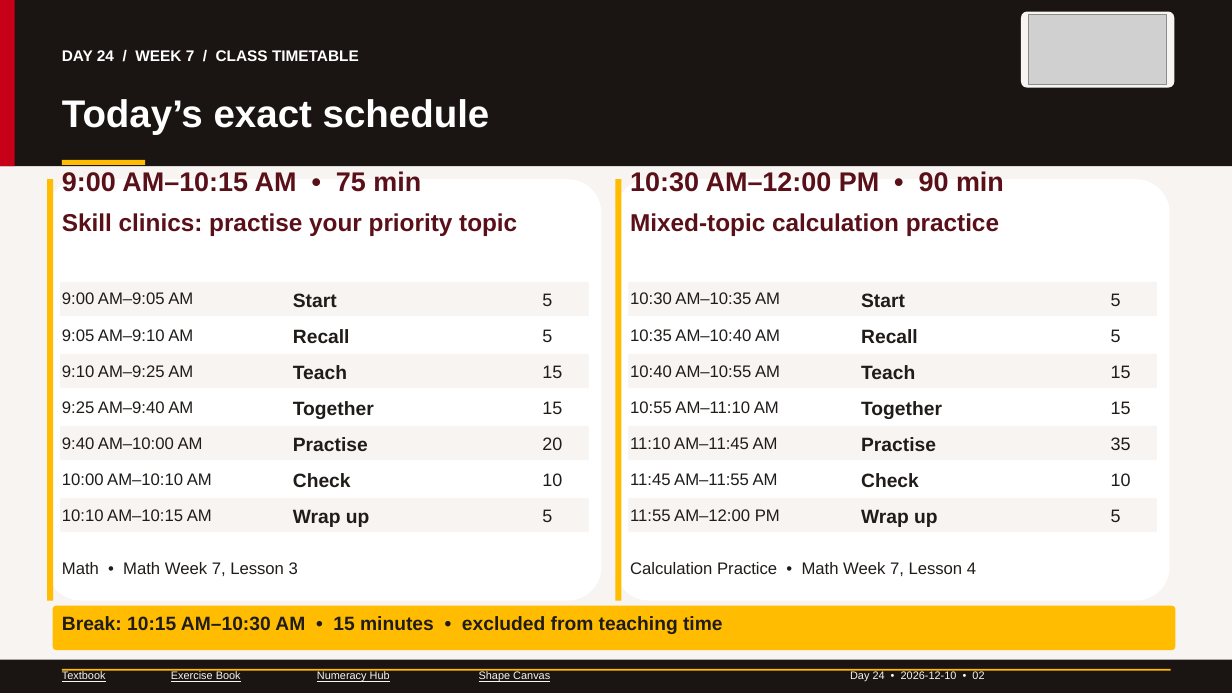
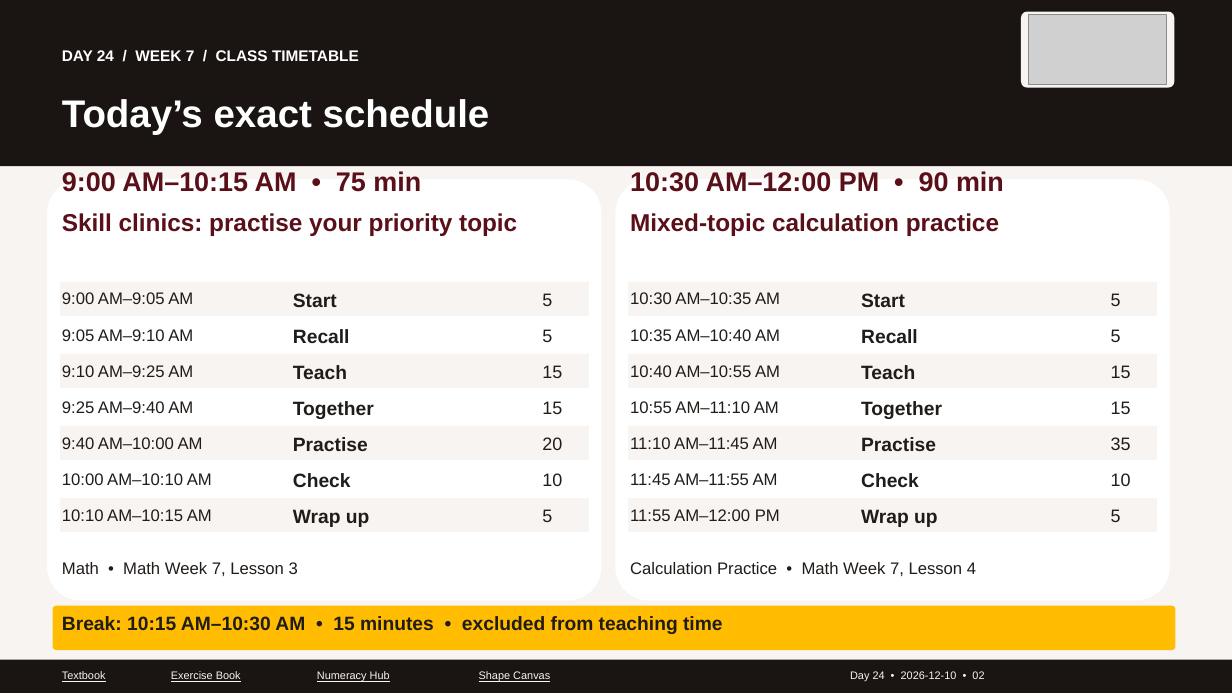
Before and after one commit to GOSTROGIS/access-trades-numeracy, a slide deck: slide 2 of carpentry/intake-141/PowerPoint/Day-24_2026-12-10_Week-7.pptx. Drawn at 1232x693 pixels with LibreOffice and Linux fonts; fonts in the diff are those of the drawing; grey boxes stand for pictures. Boxes give left, top, right and bottom in pixels: in the first picture for what was removed or moved away, otherwise in the second. Text is boxed around its words. In the diff, an @@ line names an element or a change of style, - is before the commit and + after.

```diff
--- a/carpentry/intake-141/PowerPoint/Day-24_2026-12-10_Week-7.pptx
+++ b/carpentry/intake-141/PowerPoint/Day-24_2026-12-10_Week-7.pptx
@@ rectangle removed at <box>0,0,15,166</box> @@
@@ rectangle removed at <box>47,179,54,601</box> @@
@@ rectangle removed at <box>62,160,145,165</box> @@
@@ rectangle removed at <box>616,179,622,601</box> @@
@@ rectangle removed at <box>62,669,1171,671</box> @@
```
Also in this commit, not shown: 50 other slides changed, 51 other files.
